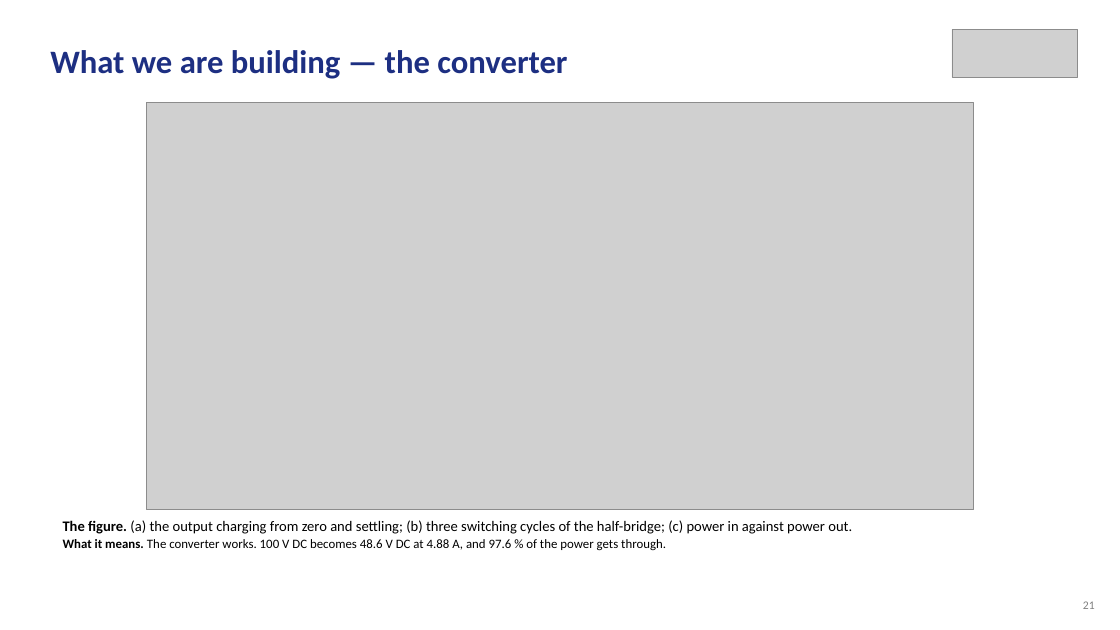
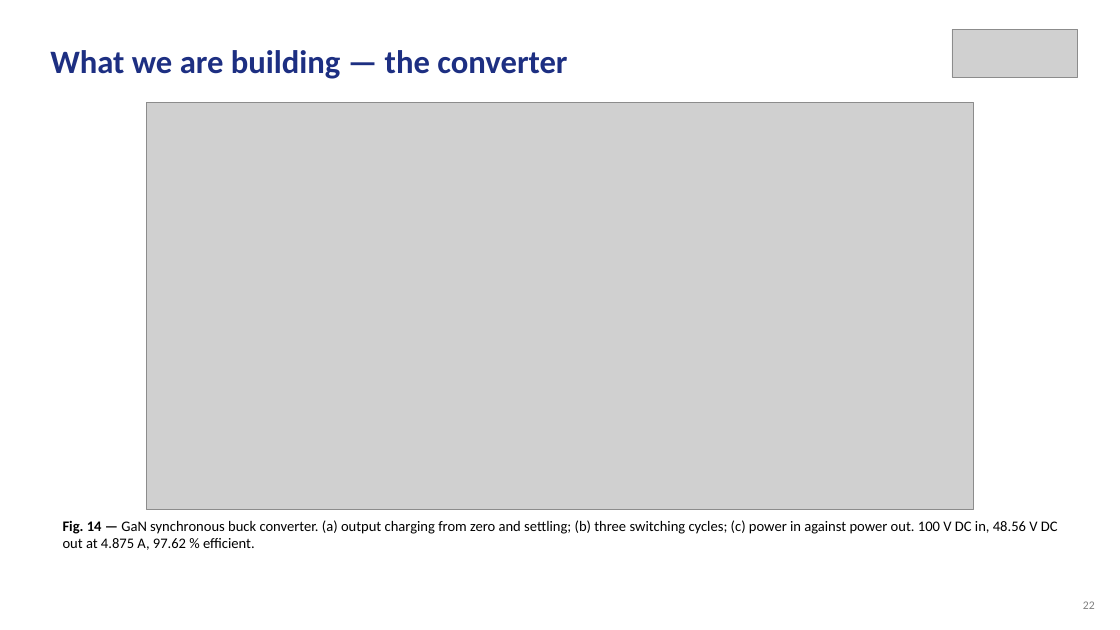
Before and after one commit to Amritha902/gan-driver, a slide deck: slide 22 of review/Review1_GaN_Segmented_Gate_Driver.pptx (slide 21 before the commit). Drawn at 1120x630 pixels with LibreOffice and Linux fonts; fonts in the diff are those of the drawing; grey boxes stand for pictures. Boxes give left, top, right and bottom in pixels: in the first picture for what was removed or moved away, otherwise in the second. Text is boxed around its words. In the diff, an @@ line names an element or a change of style, - is before the commit and + after.

```diff
--- a/review/Review1_GaN_Segmented_Gate_Driver.pptx
+++ b/review/Review1_GaN_Segmented_Gate_Driver.pptx
@@ text at (63, 520, 1058, 550): text changed @@
-The figure. (a) the output charging from zero and settling; (b) three switching cycles of the half-bridge; (c) power in against power out.
-What it means. The converter works. 100 V DC becomes 48.6 V DC at 4.88 A, and 97.6 % of the power gets through.
+Fig. 14 — GaN synchronous buck converter. (a) output charging from zero and settling; (b) three switching cycles; (c) power in against power out. 100 V DC in, 48.56 V DC out at 4.875 A, 97.62 % efficient.
```
Also in this commit, not shown: 24 other slides changed, 4 slides added, 3 slides removed, 16 other files.
